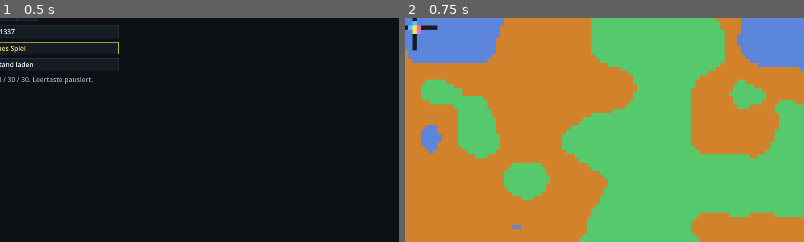
Above: before the commit, frames 1-2 (left to right).
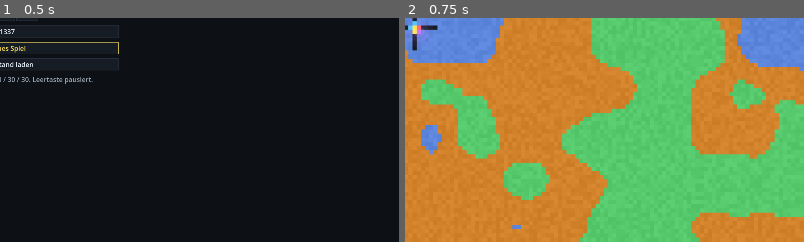
Above: after the commit, the same moments.

Repository: matthias007267/Dot-Wars
Game: Godot game, scene res://scenes/main.tscn
Same seed, same stepped clock (60 frames per second), same inputs: the game is played once before the commit and once after it.
Inputs:
- Up to frame 1 (0.5 s): no input
- Up to frame 2 (0.75 s): click "Neues Spiel" at 0.5 s
The pictures show only the part of the screen within x 49-99%, y 48-98%; the shares and areas given below are measured in that part.

Frame 1 is identical in both runs. In frame 2, less than 0.1% of the frame differs, in the area x 2-6%, y 3-11%.

Commit message:
style: polish Premium Pixel Tactics visuals in src/render/world_renderer.gd

Diff:
--- a/src/render/world_renderer.gd
+++ b/src/render/world_renderer.gd
@@ -4,6 +4,7 @@
 ## Es gibt keine Node pro Zelle.
 
 const GRID_MIN_ZOOM := 8.0
+const PIT_GLOW_MIN_ZOOM := 3.0
 
 var world: WorldState
 var camera: Camera2D
@@ -39,6 +40,7 @@
 	if _texture == null:
 		return
 	draw_texture_rect(_texture, Rect2(0, 0, world.width, world.height), false)
+	_draw_pit_glow()
 	if show_chunks:
 		_draw_chunks()
 	if show_grid:
@@ -84,6 +86,19 @@
 		_texture = ImageTexture.create_from_image(_image)
 	else:
 		_texture.update(_image)
+
+
+## Der Lichtakzent wird nur beim Zeichnen berechnet; kein Pixel/Node je Zelle.
+## Bei kleinen Zoomstufen bleibt das Opferloch ein einzelner farbiger Dot.
+func _draw_pit_glow() -> void:
+	if camera == null or camera.zoom.x < PIT_GLOW_MIN_ZOOM:
+		return
+	var point := WorldGenerator.sacrifice_cell(world)
+	var center := Vector2(point.x + 0.5, point.y + 0.5)
+	var glow := Materials.PIT_COLOR
+	draw_circle(center, 3.6, Color(glow.r, glow.g, glow.b, 0.055))
+	draw_circle(center, 2.4, Color(glow.r, glow.g, glow.b, 0.095))
+	draw_circle(center, 1.35, Color(glow.r, glow.g, glow.b, 0.18))
 
 
 func _draw_grid() -> void:
@@ -151,6 +166,14 @@
 	var red := int(palette[src])
 	var green := int(palette[src + 1])
 	var blue := int(palette[src + 2])
+	# Dezente, reproduzierbare Tonabstufungen machen Flächen lebendig,
+	# ohne Umrandungen, Texturassets oder zeitabhängiges Rauschen.
+	# Die Material-ID und die Spiellogik bleiben unverändert.
+	if Materials.is_mineable(material):
+		var offset := material_variation(idx, material)
+		red = clampi(red + offset, 0, 255)
+		green = clampi(green + offset, 0, 255)
+		blue = clampi(blue + offset, 0, 255)
 	var dug := world.progress[idx]
 	if dug > 0 and Materials.is_mineable(material):
 		var durability := Materials.durability(material, SimConfig.TICKS_PER_SECOND)
@@ -165,5 +188,12 @@
 	bytes[dst + 3] = 255
 
 
+## Geringe Helligkeitsvarianz je Zelle (-6 bis +6), unabhängig vom Seed.
+static func material_variation(index: int, material: int) -> int:
+	var hashed := (index * 31 + material * 127) & 0x7FFFFFFF
+	hashed = (hashed ^ (hashed >> 7) ^ (hashed >> 13)) & 0x7FFFFFFF
+	return (hashed % 5 - 2) * 3
+
+
 static func _channel(value: float) -> int:
 	return clampi(int(round(value * 255.0)), 0, 255)
